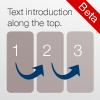
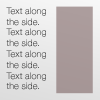
Comparing the layer stacks of the two 100x100 images. Changes:
hid group "buildup" (11 layers) over [6, 0, 100, 93]
showed group "Text Image" (22 layers) over [6, 0, 100, 94]
added group "Image Right" with 2 layers in group "Text Image" over [6, 6, 93, 94]
added layer "Text along the side. Text along the side. Text along the sid" (1st of 3, in "Text Image" › "Image Right") in group "Image Right" over [6, 7, 46, 90]
added layer "Shape 2" (9th of 18, in "Text Image" › "Image Right") (61%) in group "Image Right" over [56, 6, 93, 94]
